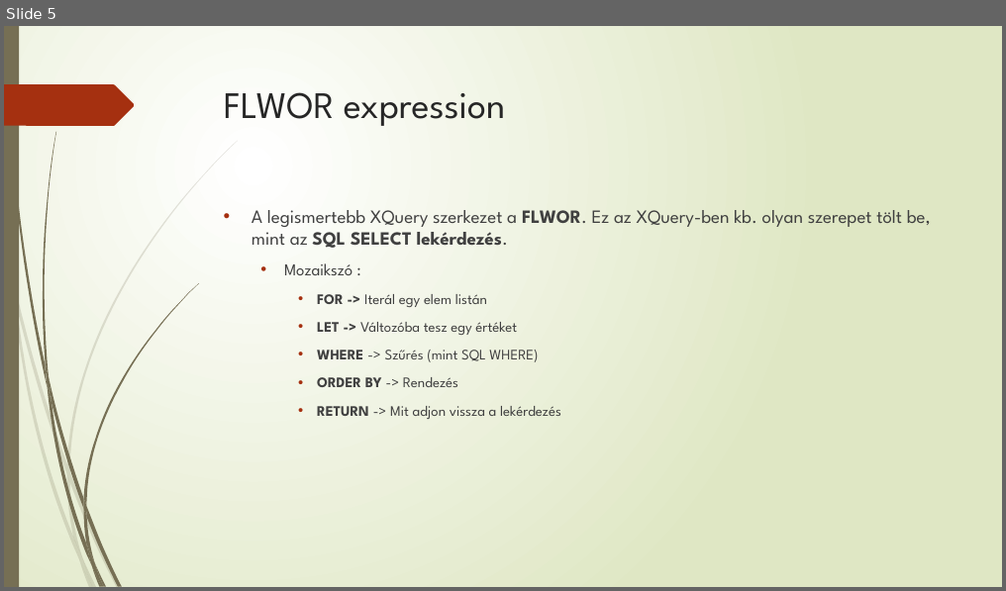
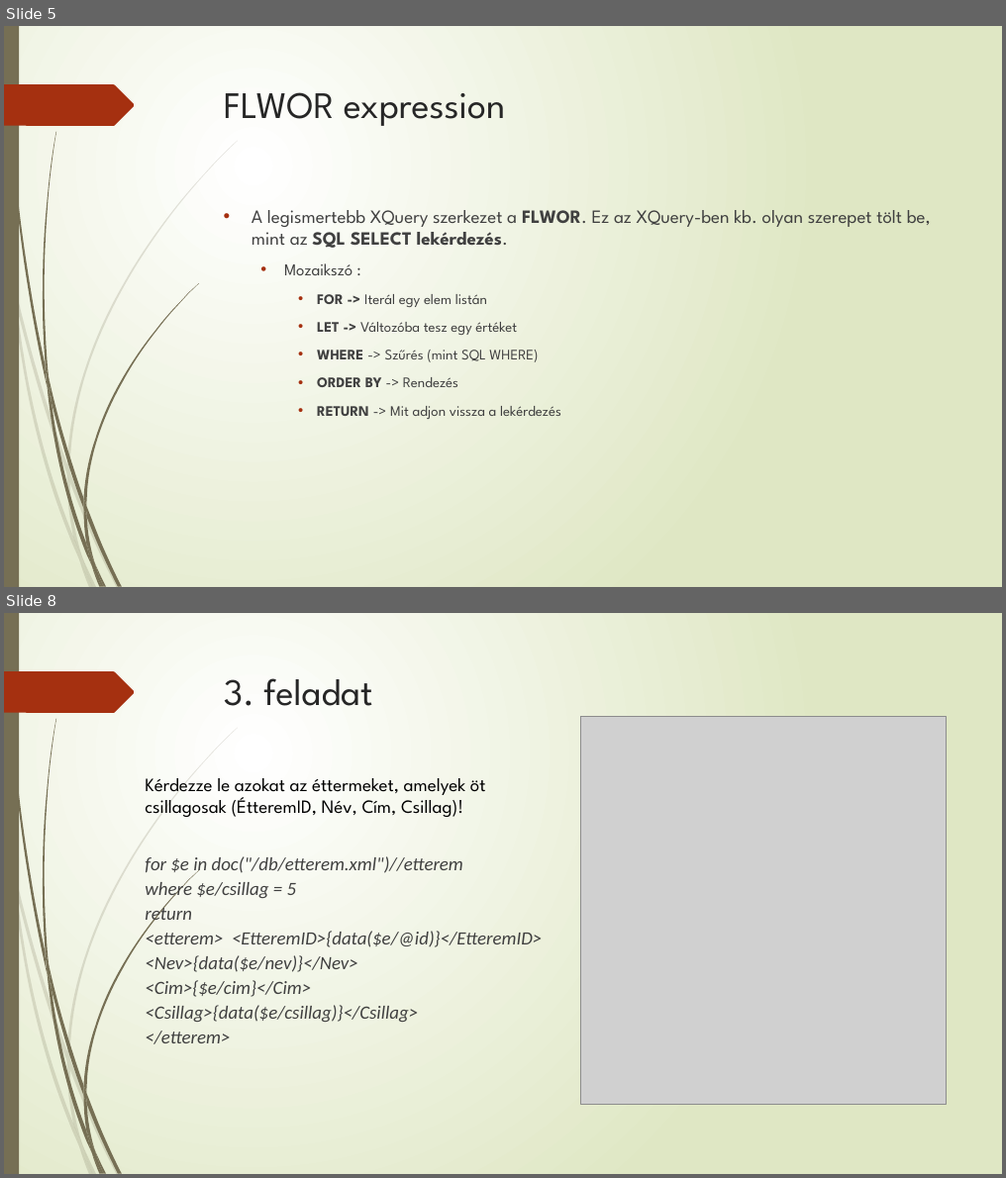
Before and after one commit to szaloczy/Y4O4X0_MDBPract, a slide deck: Y4O4X0_0318/Xquery.pptx. Shown one above the other, each under a label of ours: slide 5 before the commit, slides 5 and 8 after it; the slides between them are not shown. The pictures are 1006x591 and 1006x1178 pixels, drawn with LibreOffice and Linux fonts; fonts in the diff are those of the drawing; grey boxes stand for pictures. Boxes give left, top, right and bottom in pixels: in the first picture for what was removed or moved away, otherwise in the second. Text is boxed around its words. In the diff, an @@ line names an element or a change of style, - is before the commit and + after.

```diff
--- a/Y4O4X0_0318/Xquery.pptx
+++ b/Y4O4X0_0318/Xquery.pptx
@@ slide 8 added at (4, 613, 1002, 1174), background gradient #FFFFFF to #DFE8C4; not listed: 24 template elements that a slide beside it also shows @@
@@ title added at (224, 678, 372, 706), 36 pt, text #262626 @@
+3. feladat
@@ picture added at (580, 716, 945, 1105) @@
@@ text added at (145, 778, 542, 1045), 18 pt, text #404040, italic @@
+Kérdezze le azokat az éttermeket, amelyek öt csillagosak (ÉtteremID, Név, Cím, Csillag)!
+for $e in doc("/db/etterem.xml")//etterem
+where $e/csillag = 5
+return
+<etterem> <EtteremID>{data($e/@id)}</EtteremID> <Nev>{data($e/nev)}</Nev>
+<Cim>{$e/cim}</Cim> <Csillag>{data($e/csillag)}</Csillag>
+</etterem>
```
Also in this commit, not shown: 2 slides changed, 4 other slides added, 2 other files.
